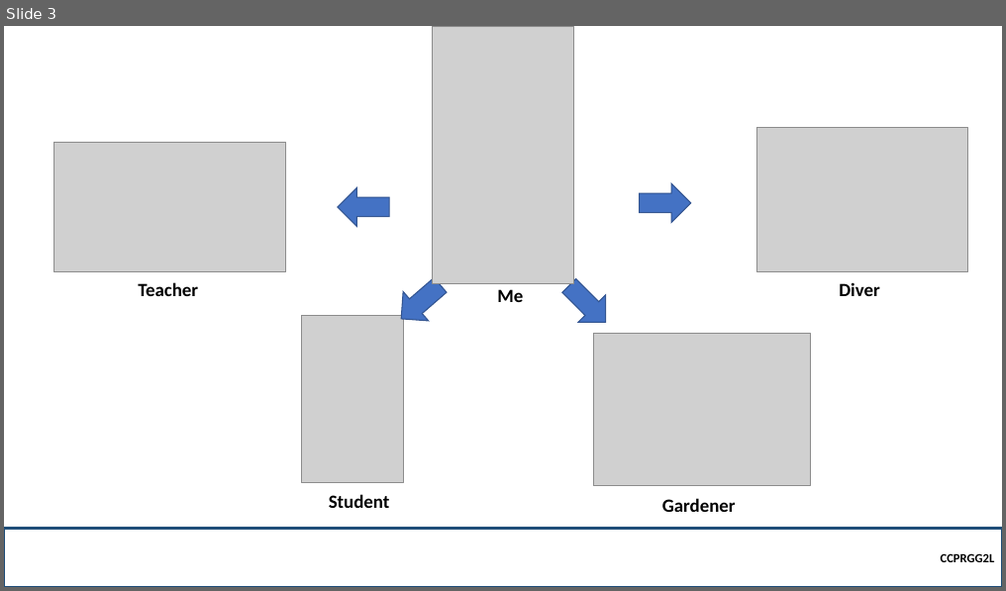
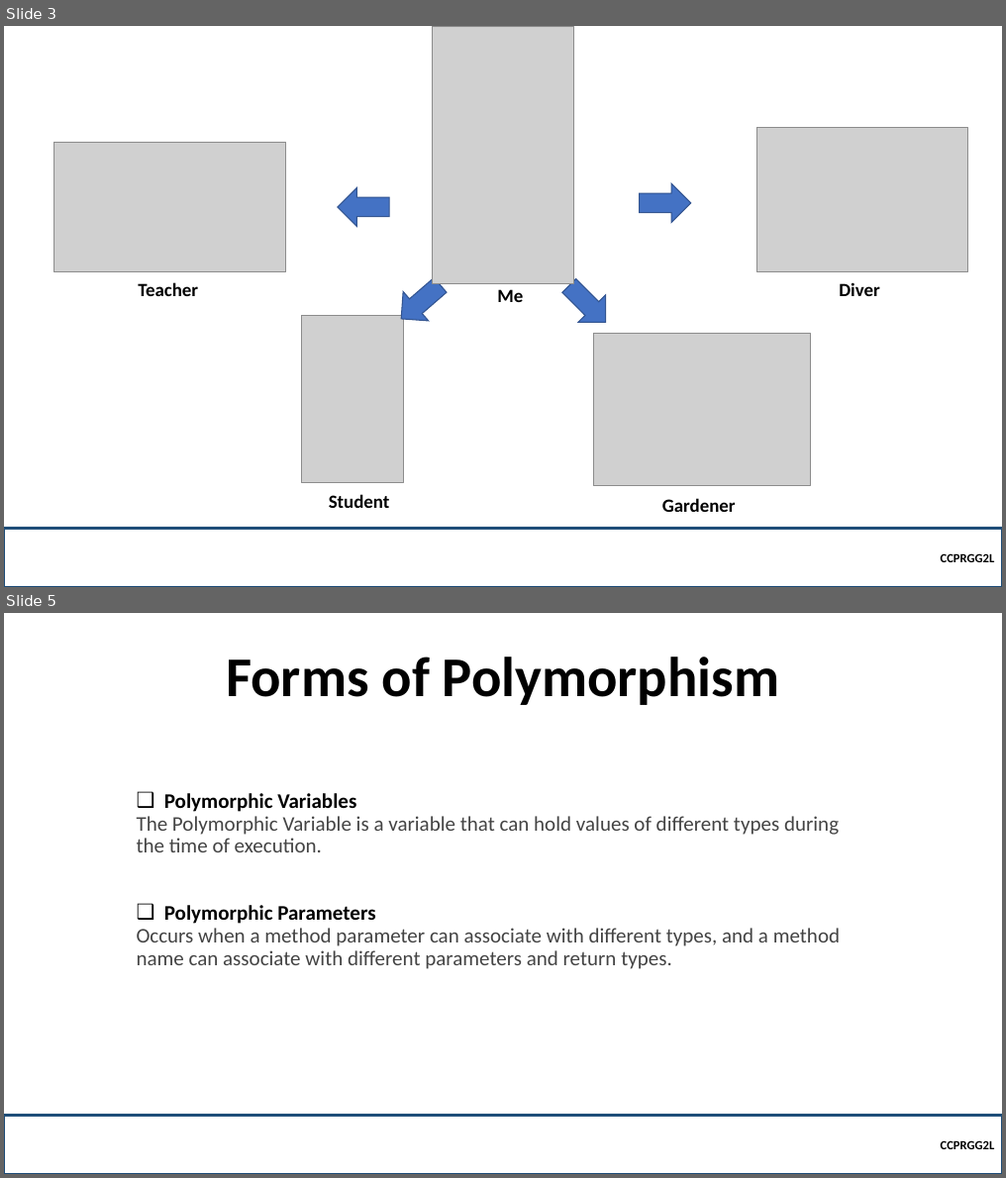
Before and after one commit to robitussin/CCPRGG2L, a slide deck: week_7-8/Polymorphism.pptx. Shown one above the other, each under a label of ours: slide 3 before the commit, slides 3 and 5 after it; the slides between them are not shown. The pictures are 1006x591 and 1006x1178 pixels, drawn with LibreOffice and Linux fonts; fonts in the diff are those of the drawing; grey boxes stand for pictures; background and template pictures are left out. Boxes give left, top, right and bottom in pixels: in the first picture for what was removed or moved away, otherwise in the second. Text is boxed around its words. In the diff, an @@ line names an element or a change of style, - is before the commit and + after.

Commit message:
Added sample in polymorphism slide

```diff
--- a/week_7-8/Polymorphism.pptx
+++ b/week_7-8/Polymorphism.pptx
@@ slide 5 added at (4,613,1002,1174), background picture (left out) @@
@@ title added at (226,657,779,705), 54 pt, text #000000, bold @@
+Forms of Polymorphism
@@ text added at (137,793,840,969), 20 pt, text #444444 @@
+❑ Polymorphic Variables
+The Polymorphic Variable is a variable that can hold values of different types during the time of execution.
+❑ Polymorphic Parameters
+Occurs when a method parameter can associate with different types, and a method name can associate with different parameters and return types.
@@ rectangle added at (4,1115,1002,1174), outline #1F4E79 2.25 pt, 12 pt, text #000000, bold @@
+CCPRGG2L
```
Also in this commit, not shown: 1 slide changed, 5 other slides added.
